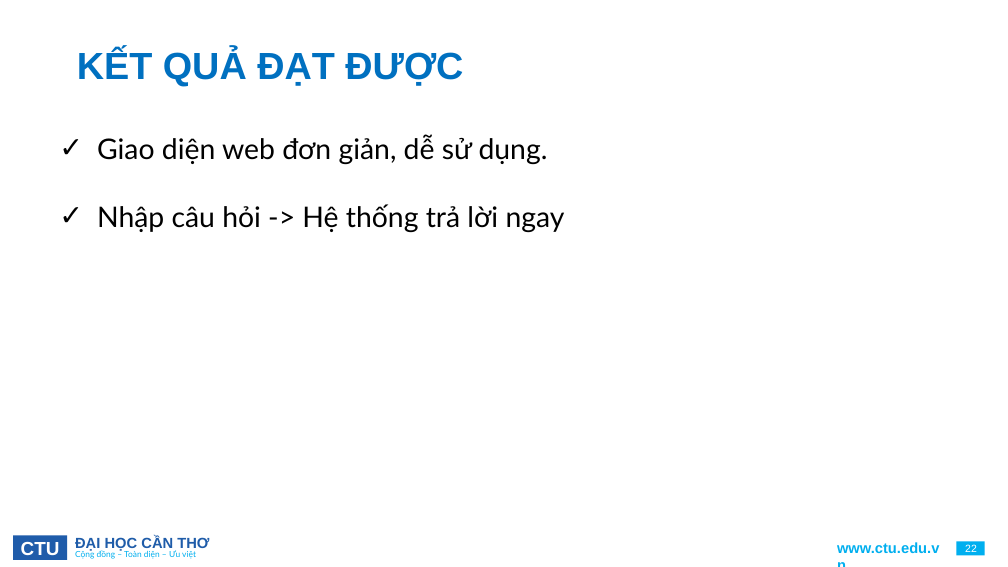
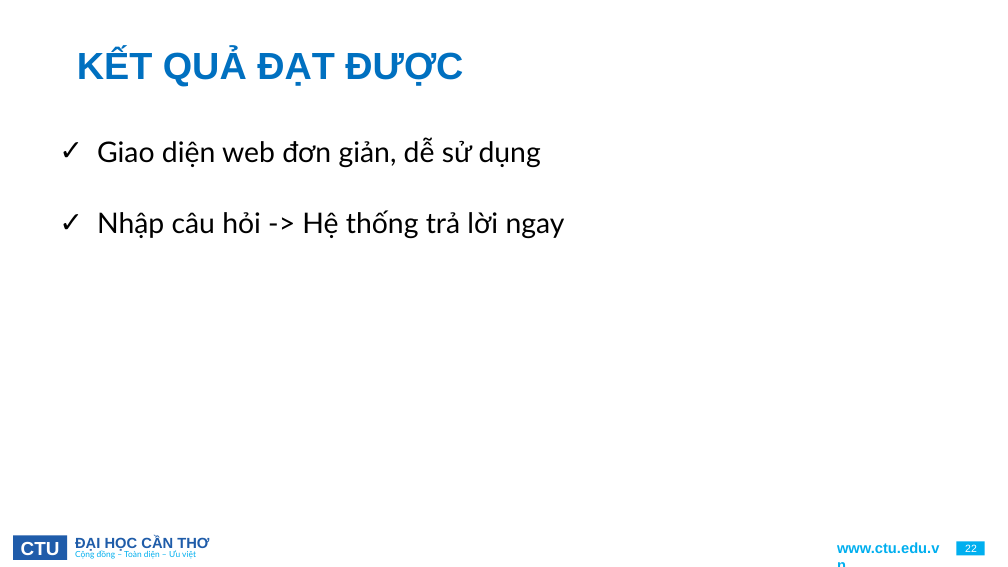
Before and after one commit to letuandatt/Developing-a-Chatbot-to-Support-Voter-Engagement-Activities, a slide deck: slide 22 of LeTuanDat.pptx. Drawn at 1008x567 pixels with LibreOffice and Linux fonts; fonts in the diff are those of the drawing; background and template pictures are left out. Boxes give left, top, right and bottom in pixels: in the first picture for what was removed or moved away, otherwise in the second. Text is boxed around its words. In the diff, an @@ line names an element or a change of style, - is before the commit and + after.

```diff
--- a/LeTuanDat.pptx
+++ b/LeTuanDat.pptx
@@ text at (97, 137, 541, 167): text changed @@
-  ✓ Giao diện web đơn giản, dễ sử dụng.
+  ✓ Giao diện web đơn giản, dễ sử dụng
@@ text at (97, 210, 565, 238): line spacing 2 to 2.1 @@
```
Also in this commit, not shown: 4 other slides changed, 12 other files.
